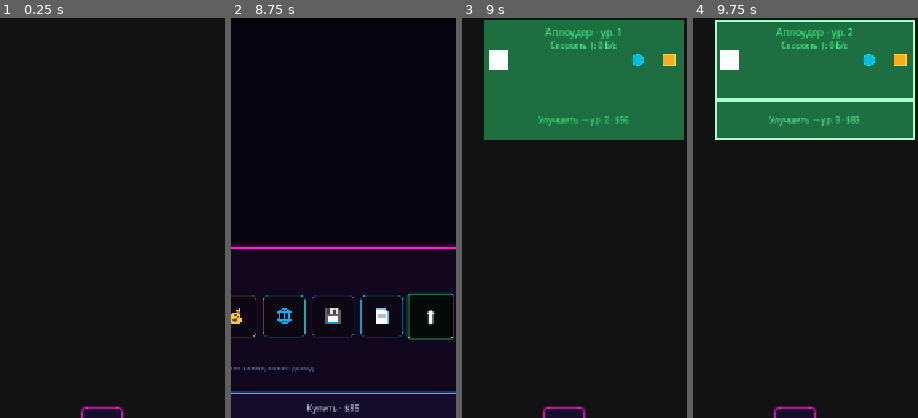
Above: before the commit, frames 1-4 (left to right).
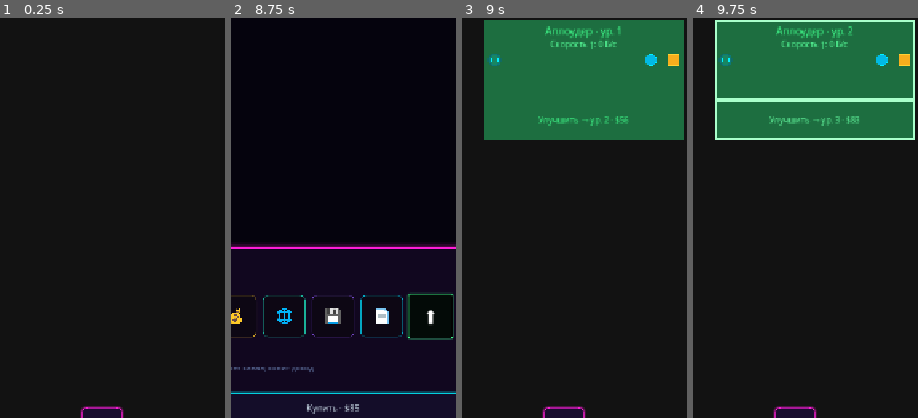
Above: after the commit, the same moments.

Repository: rkfsociety/UploadSimulator
Game: Godot game, scene res://scenes/main.tscn
The game is run twice, just before and just after one commit, with the same random seed, the same clock (stepped at 60 frames per second) and the same inputs.
Inputs (mouse positions are % of the whole screen's width and height, from its top left):
- Up to frame 1 (0.25 s): no input
- Up to frame 2 (8.75 s): click (50, 96) at 0.5 s; click (93, 90) at 1.25 s; click (93, 96) at 2 s; click "×" at 2.75 s; click (50, 96) at 3.5 s; click "💰" at 4.25 s; click "💰" at 5 s; click "🌐" at 5.75 s; click "💾" at 6.5 s; click "📄" at 7.25 s; click "⬆" at 8 s
- Up to frame 3 (9 s): click "Купить · $85" at 8.75 s
- Up to frame 4 (9.75 s): click "Улучшить → ур. 2 · $56" at 9.5 s
The pictures show only the part of the screen within x 27-77%, y 45-95%; the shares and areas given below are measured in that part.

Frames 1-2 are identical in both runs. In frame 3, 1.4% of the frame differs, in the area x 11-97%, y 2-13%; in frame 4, 1.4%.

Commit message:
Исправить UI модуля «Сеть»: порты, отступы и компактная панель скоростей.

Diff:
--- a/scenes/blocks/placed_block.tscn
+++ b/scenes/blocks/placed_block.tscn
@@ -40,6 +40,10 @@
 anchor_bottom = 1.0
 grow_horizontal = 2
 grow_vertical = 2
+theme_override_constants/margin_left = 28
+theme_override_constants/margin_top = 6
+theme_override_constants/margin_right = 28
+theme_override_constants/margin_bottom = 4
 
 [node name="MainVBox" type="VBoxContainer" parent="RootVBox/MainPanel/MainMargin"]
 layout_mode = 2
--- a/scripts/autoload/platform_info.gd
+++ b/scripts/autoload/platform_info.gd
@@ -64,7 +64,10 @@
 
 
 func port_hit_size() -> int:
-	return maxi(PORT_VISUAL_PX, touch_target_px())
+	if prefers_touch_input():
+		return maxi(PORT_VISUAL_PX, touch_target_px())
+	# На ПК — компактная зона нажатия, чтобы порты не перекрывали текст модуля
+	return PORT_VISUAL_PX + 4
 
 
 func port_visual_size() -> int:
--- a/scripts/core/defs/modules/network_module.gd
+++ b/scripts/core/defs/modules/network_module.gd
@@ -11,7 +11,7 @@
 		"color": Color(0.12, 0.94, 0.78, 1.0),
 		"desc": "Канал в интернет; скорость скачивания и выгрузки растёт с уровнем",
 		"cells_w": 5,
-		"cells_h": 3,
+		"cells_h": 4,
 		"unlocked_at_start": true,
 		"diamond_unlock_cost": 0,
 		"shop_cost": 55,
--- a/scripts/core/game/game_display_service.gd
+++ b/scripts/core/game/game_display_service.gd
@@ -124,9 +124,9 @@
 		target["status"] = "Канал: выгрузка"
 		return
 	if in_chain:
-		target["status"] = "Канал подключён к загрузчику и аплоудеру"
-		return
-	target["status"] = "Подключите net_out → загрузчик и аплоудер → net_in"
+		target["status"] = "Канал готов"
+		return
+	target["status"] = "Подключите загрузчик и аплоудер"
 
 
 func _fill_downloader_display(target: Dictionary, uid: String, chain_file: Dictionary) -> void:
--- a/scripts/systems/blocks/connection_port.gd
+++ b/scripts/systems/blocks/connection_port.gd
@@ -7,13 +7,7 @@
 enum Kind { FILE, MONEY }
 enum Dir { IN, OUT }
 
-# Визуальный размер иконки порта (зона нажатия шире — см. _ready)
-const SIZE := Vector2(30, 30)
-const _AsyncSafety := preload("res://scripts/core/async_safety.gd")
-
-# Статический кэш текстур (kind + direction)
-static var _texture_cache: Dictionary = {}
-static var _cache_init_started: bool = false
+# Визуальный размер иконки порта (зона нажатия — PlatformInfo.port_hit_size)
 
 var _instance_uid: String = ""
 var _block_type: String = ""
@@ -59,9 +53,6 @@
 	custom_minimum_size = Vector2(hit, hit)
 	tooltip_text = _tooltip_text()
 	mouse_filter = Control.MOUSE_FILTER_STOP
-	if not _cache_init_started:
-		_cache_init_started = true
-		_warm_texture_cache_async()
 	queue_redraw()
 
 
@@ -75,18 +66,9 @@
 	var vis_sz := float(PlatformInfo.port_visual_size())
 	var vis := Vector2(vis_sz, vis_sz)
 	var offset := (size - vis) * 0.5
-	var tex := get_port_texture(_kind, _direction)
-	if tex != null:
-		draw_texture_rect(tex, Rect2(offset, vis), false)
-	else:
-		draw_set_transform(offset, 0.0, Vector2.ONE)
-		draw_port_visual(self, vis, _kind, _direction)
-		draw_set_transform(Vector2.ZERO, 0.0, Vector2.ONE)
-
-
-static func get_port_texture(p_kind: Kind, p_direction: Dir) -> Texture2D:
-	var key := _cache_key(p_kind, p_direction)
-	return _texture_cache.get(key, null)
+	draw_set_transform(offset, 0.0, Vector2.ONE)
+	draw_port_visual(self, vis, _kind, _direction)
+	draw_set_transform(Vector2.ZERO, 0.0, Vector2.ONE)
 
 
 static func draw_port_visual(canvas: CanvasItem, canvas_size: Vector2, p_kind: Kind, p_direction: Dir) -> void:
@@ -125,55 +107,6 @@
 			canvas.draw_polyline(pts + PackedVector2Array([pts[0]]), outline, 1.0)
 
 
-static func _cache_key(p_kind: Kind, p_direction: Dir) -> String:
-	return "%d_%d" % [p_kind, p_direction]
-
-
-func _warm_texture_cache_async() -> void:
-	for p_kind in [Kind.FILE, Kind.MONEY]:
-		for p_dir in [Dir.IN, Dir.OUT]:
-			# Порт могли удалить во время выпечки предыдущей текстуры
-			if not _AsyncSafety.is_node_alive(self):
-				return
-			var key := _cache_key(p_kind, p_dir)
-			if _texture_cache.has(key):
-				continue
-			var baked: Texture2D = await _bake_port_texture(p_kind, p_dir)
-			if baked != null:
-				_texture_cache[key] = baked
-	if _AsyncSafety.is_node_in_scene(self):
-		queue_redraw()
-
-
-static func _bake_port_texture(p_kind: Kind, p_direction: Dir) -> Texture2D:
-	var vp := SubViewport.new()
-	vp.size = Vector2i(SIZE)
-	vp.transparent_bg = true
-	vp.render_target_update_mode = SubViewport.UPDATE_ONCE
-	var baker := _PortTextureBaker.new()
-	baker.bake_kind = p_kind
-	baker.bake_dir = p_direction
-	baker.size = SIZE
-	baker.custom_minimum_size = SIZE
-	vp.add_child(baker)
-	var tree := Engine.get_main_loop() as SceneTree
-	if tree == null:
-		vp.queue_free()
-		return null
-	tree.root.add_child(vp)
-	await tree.process_frame
-	# SubViewport или дерево могли исчезнуть за кадр ожидания
-	if not _AsyncSafety.is_scene_tree_alive(tree) or not is_instance_valid(vp):
-		if is_instance_valid(vp):
-			vp.queue_free()
-		return null
-	var tex: Texture2D = vp.get_texture()
-	if is_instance_valid(tree.root) and vp.get_parent() == tree.root:
-		tree.root.remove_child(vp)
-	vp.queue_free()
-	return tex
-
-
 static func _fill_color(p_kind: Kind, p_direction: Dir) -> Color:
 	if p_kind == Kind.FILE:
 		return Color(0.0, 0.75, 0.95, 0.9) if p_direction == Dir.OUT else Color(0.0, 0.4, 0.55, 0.45)
@@ -206,12 +139,3 @@
 	else:
 		modulate = Color.WHITE
 	queue_redraw()
-
-
-## Вспомогательный Control для выпечки текстуры в SubViewport.
-class _PortTextureBaker extends Control:
-	var bake_kind: Kind = Kind.FILE
-	var bake_dir: Dir = Dir.OUT
-
-	func _draw() -> void:
-		ConnectionPort.draw_port_visual(self, size, bake_kind, bake_dir)
--- a/scripts/systems/blocks/network_block_panel.gd
+++ b/scripts/systems/blocks/network_block_panel.gd
@@ -6,23 +6,21 @@
 const COLOR_UPLOAD := Color(0.38, 0.86, 1.0)
 const COLOR_DOT_IDLE := Color(0.22, 0.26, 0.34)
 
-var _download_icon: Label
-var _download_text: Label
+var _download_value: Label
+var _upload_value: Label
 var _download_dot: Panel
-var _upload_icon: Label
-var _upload_text: Label
 var _upload_dot: Panel
 var _status_label: Label
 
 
 func _ready() -> void:
-	add_theme_constant_override("separation", 8)
+	add_theme_constant_override("separation", 6)
 	_add_speed_row(true)
 	_add_speed_row(false)
 	_status_label = Label.new()
 	_status_label.horizontal_alignment = HORIZONTAL_ALIGNMENT_CENTER
 	_status_label.autowrap_mode = TextServer.AUTOWRAP_WORD_SMART
-	_status_label.add_theme_font_size_override("font_size", 11)
+	_status_label.add_theme_font_size_override("font_size", 10)
 	_status_label.add_theme_color_override("font_color", MinimalUI.TEXT_DIM)
 	add_child(_status_label)
 
@@ -34,8 +32,8 @@
 	upload_active: bool,
 	status: String,
 ) -> void:
-	_download_text.text = "Скорость загрузки %s" % ByteFormat.format_speed_bps_label(download_bps)
-	_upload_text.text = "Скорость выгрузки %s" % ByteFormat.format_speed_bps_label(upload_bps)
+	_download_value.text = ByteFormat.format_speed_bps_label(download_bps)
+	_upload_value.text = ByteFormat.format_speed_bps_label(upload_bps)
 	_set_dot(_download_dot, download_active, COLOR_DOWNLOAD)
 	_set_dot(_upload_dot, upload_active, COLOR_UPLOAD)
 	_status_label.text = status
@@ -44,37 +42,42 @@
 
 func _add_speed_row(is_download: bool) -> void:
 	var row := HBoxContainer.new()
-	row.add_theme_constant_override("separation", 8)
+	row.add_theme_constant_override("separation", 6)
 	var accent := COLOR_DOWNLOAD if is_download else COLOR_UPLOAD
 
 	var icon := Label.new()
 	icon.text = "↓" if is_download else "↑"
-	icon.custom_minimum_size = Vector2(22, 22)
+	icon.custom_minimum_size = Vector2(18, 18)
 	icon.horizontal_alignment = HORIZONTAL_ALIGNMENT_CENTER
 	icon.vertical_alignment = VERTICAL_ALIGNMENT_CENTER
-	icon.add_theme_font_size_override("font_size", 18)
+	icon.add_theme_font_size_override("font_size", 16)
 	icon.add_theme_color_override("font_color", accent)
 
-	var text := Label.new()
-	text.size_flags_horizontal = Control.SIZE_EXPAND_FILL
-	text.horizontal_alignment = HORIZONTAL_ALIGNMENT_LEFT
-	text.add_theme_font_size_override("font_size", 13)
-	text.add_theme_color_override("font_color", MinimalUI.TEXT)
+	var title := Label.new()
+	title.text = "Загрузка" if is_download else "Выгрузка"
+	title.size_flags_horizontal = Control.SIZE_EXPAND_FILL
+	title.horizontal_alignment = HORIZONTAL_ALIGNMENT_LEFT
+	title.add_theme_font_size_override("font_size", 13)
+	title.add_theme_color_override("font_color", MinimalUI.TEXT)
+
+	var value := Label.new()
+	value.horizontal_alignment = HORIZONTAL_ALIGNMENT_RIGHT
+	value.add_theme_font_size_override("font_size", 13)
+	value.add_theme_color_override("font_color", accent.lightened(0.08))
 
 	var dot := _make_dot()
 
 	row.add_child(icon)
-	row.add_child(text)
+	row.add_child(title)
+	row.add_child(value)
 	row.add_child(dot)
 	add_child(row)
 
 	if is_download:
-		_download_icon = icon
-		_download_text = text
+		_download_value = value
 		_download_dot = dot
 	else:
-		_upload_icon = icon
-		_upload_text = text
+		_upload_value = value
 		_upload_dot = dot
 
 
--- a/scripts/systems/blocks/placed_block_view_data.gd
+++ b/scripts/systems/blocks/placed_block_view_data.gd
@@ -53,9 +53,6 @@
 	data.action_enabled = bool(disp.get("action_enabled", false))
 	data.progress = float(disp.get("progress", -1.0))
 	var cost: int = GameState.field.get_instance_upgrade_cost(uid)
-	if type_id == "network":
-		data.upgrade_text = "$%d" % cost
-	else:
-		data.upgrade_text = "Улучшить → ур. %d · $%d" % [lvl + 1, cost]
+	data.upgrade_text = "Улучшить → ур. %d · $%d" % [lvl + 1, cost]
 	data.upgrade_enabled = GameState.field.can_upgrade_instance(uid)
 	return data
Not shown, changed: README.md
